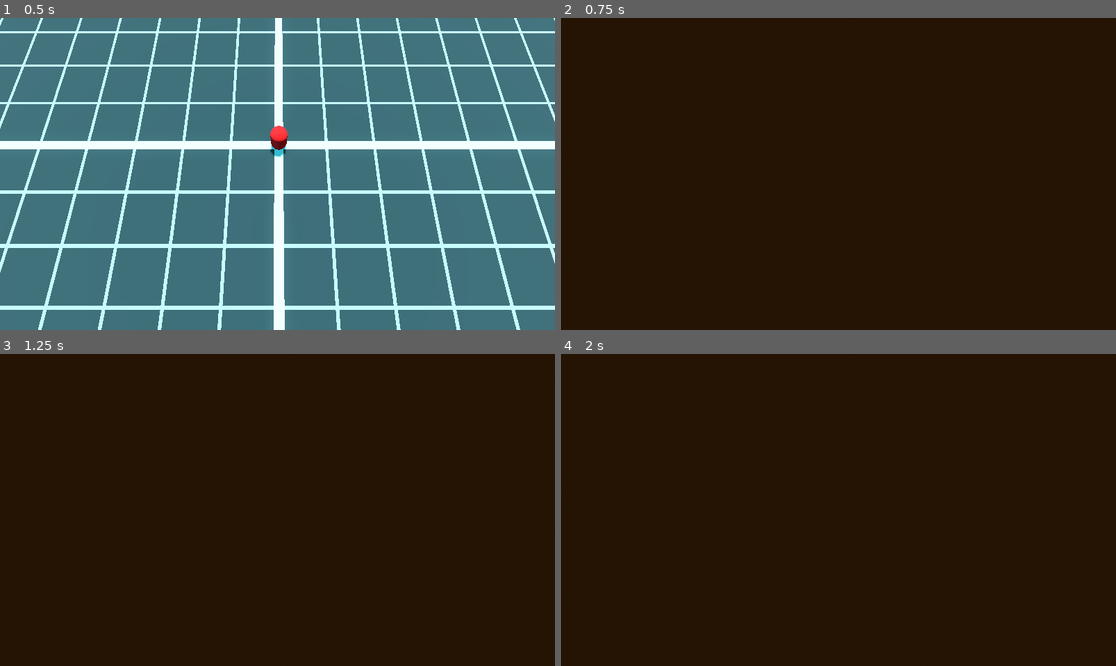
Above: before the commit, frames 1-4 (two rows, left to right).
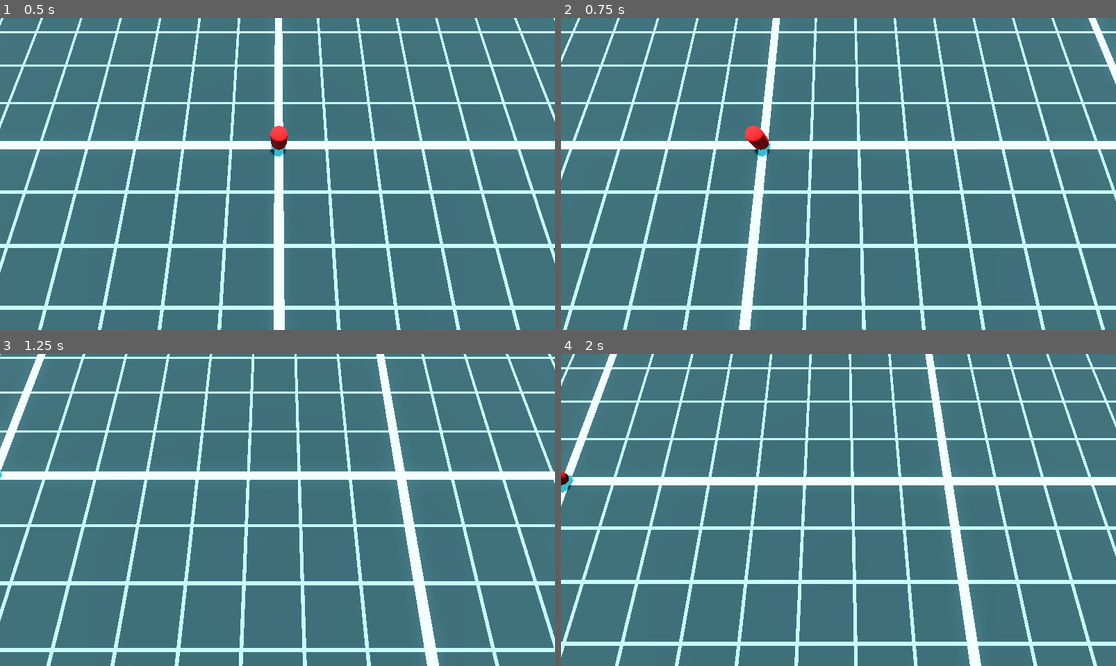
Above: after the commit, the same moments.

Repository: Metriximor/TankGame
Game: Godot game, scene res://main.tscn
Two runs of this game, one before a commit and one after it. Both use one fixed random seed, a clock stepped at 60 frames per second and the inputs below.
Inputs (mouse positions are in pixels of both pictures, inside the frame that each line leads up to):
- Up to frame 1 (0.5 s): no input
- Up to frame 2 (0.75 s): tap Enter at 0.5 s; move the mouse to (960, 158) at 0.52 s; hold D (pan_right) from 0.53 s (still down); hold Mouse wheel down (zoom_in, bound only after the commit) from 0.53 s (still down); click (960, 158) at 0.67 s
- Up to frame 3 (1.25 s): keep holding D (pan_right); keep holding Mouse wheel down (zoom_in, bound only after the commit); tap Mouse wheel up (zoom_in, bound only before the commit) at 0.8 s
- Up to frame 4 (2 s): release D (pan_right) at 1.25 s; release Mouse wheel down (zoom_in, bound only after the commit) at 1.25 s; drag from (727, 525) to (960, 494) at 1.27 s

Frame 1 is identical in both runs. In frame 2, 100% of the frame differs, in the area x 0-100%, y 0-100%; in frame 3, 100%; in frame 4, 100%.

Commit message:
Add Camera Zooming in and out

Diff:
--- a/project.godot
+++ b/project.godot
@@ -39,12 +39,12 @@
 }
 zoom_in={
 "deadzone": 0.5,
-"events": [Object(InputEventMouseButton,"resource_local_to_s …(202 unchanged characters)… ctor2(0, 0),"factor":1.0,"button_index":4,"canceled":false,"pressed":false,"double_click":false,"script":null)
+"events": [Object(InputEventMouseButton,"resource_local_to_s …(202 unchanged characters)… ctor2(0, 0),"factor":1.0,"button_index":5,"canceled":false,"pressed":false,"double_click":false,"script":null)
 ]
 }
 zoom_out={
 "deadzone": 0.5,
-"events": [Object(InputEventMouseButton,"resource_local_to_s …(202 unchanged characters)… ctor2(0, 0),"factor":1.0,"button_index":5,"canceled":false,"pressed":false,"double_click":false,"script":null)
+"events": [Object(InputEventMouseButton,"resource_local_to_s …(202 unchanged characters)… ctor2(0, 0),"factor":1.0,"button_index":4,"canceled":false,"pressed":false,"double_click":false,"script":null)
 ]
 }
 
--- a/src/camera/rts_camera_component.gd
+++ b/src/camera/rts_camera_component.gd
@@ -4,6 +4,7 @@
 @export var camera: Camera3D
 @export_category("Component Parameters")
 @export var camera_speed := 25.0
+@export var zoom_speed := 50.0
 
 var _current_pan_speed := 0.0
 
@@ -13,6 +14,16 @@
 	var camera_pan := input_dir * camera_speed * delta
 	camera.global_position += Vector3(camera_pan.x, 0, camera_pan.y)
 
-	var zoom := Input.get_axis("zoom_out", "zoom_in")
-	print(Input.is_action_pressed("zoom_in"))
-	camera.global_position.y += zoom * camera_speed
+	var zoomed_out := Input.is_action_just_pressed("zoom_out")
+	var zoomed_in := Input.is_action_just_released("zoom_in")
+	camera.global_position.y += _find_zoom_axis() * zoom_speed  * delta
+
+
+func _find_zoom_axis() -> float:
+	var zoom_in := 0.0
+	var zoom_out := 0.0
+	if Input.is_action_just_released("zoom_out"):
+		zoom_out = 1.0
+	if Input.is_action_just_released("zoom_in"):
+		zoom_in = 1.0
+	return zoom_in - zoom_out
Not shown, removed: main.tscn587058937.tmp
Not shown, removed: main.tscn597066820.tmp
Not shown, removed: main.tscn610187801.tmp
